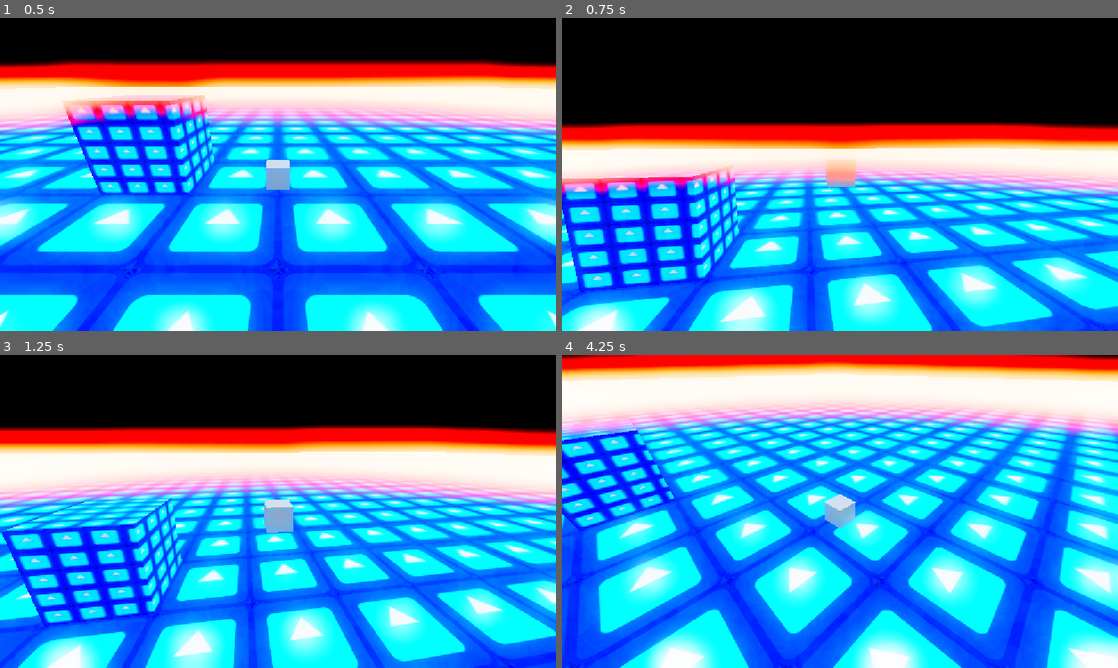
Above: before the commit, frames 1-4 (two rows, left to right).
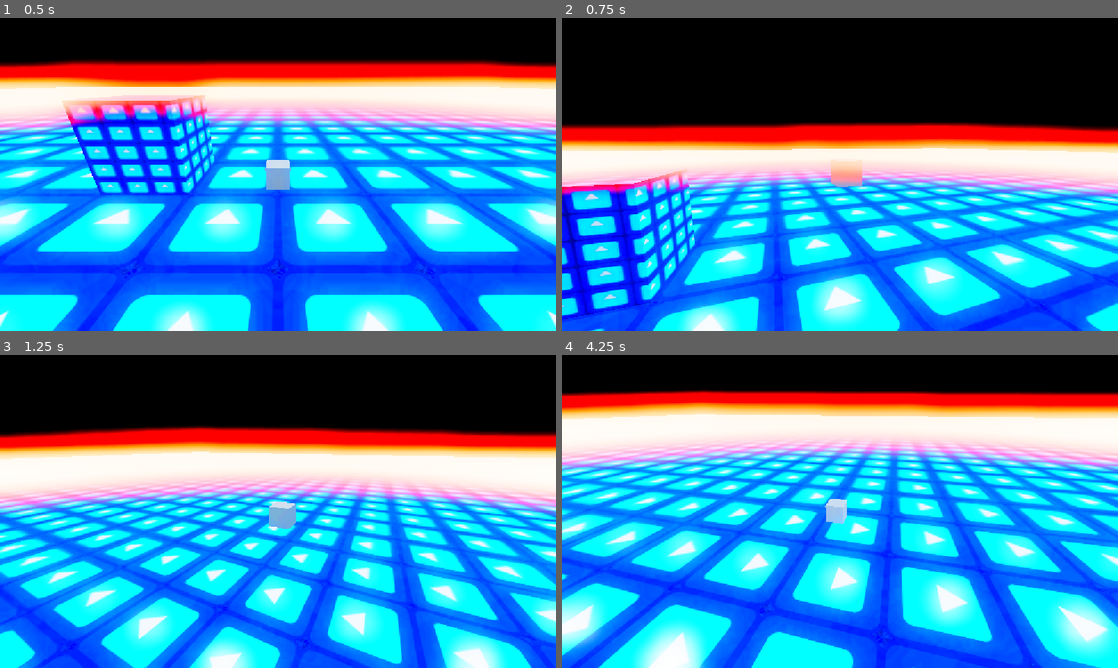
Above: after the commit, the same moments.

Repository: officialErnests/trih-3azel
Game: Godot game, scene res://Scenes/game.tscn
Two runs of this game, one before a commit and one after it. Both use one fixed random seed, a clock stepped at 60 frames per second and the inputs below. The engine's default icon, where the game draws it, is replaced by a stand-in: a white triangle on a blue panel in a dark square.
Inputs:
- Up to frame 1 (0.5 s): no input
- Up to frame 2 (0.75 s): tap Enter (ui_accept) at 0.5 s; hold D (Right) from 0.53 s (still down); tap W (Foward) at 0.6 s
- Up to frame 3 (1.25 s): keep holding D (Right); tap Enter (ui_accept) at 0.77 s
- Up to frame 4 (4.25 s): release D (Right) at 1.28 s; hold S (Backward) 1.28-2.03 s; tap W (Foward) every 0.75 s from 1.35 to 3.6 s; tap Enter (ui_accept) at 1.52, 3.02, 3.77 s; hold D (Right) 2.03-3.53 s; hold A (Left) from 3.53 s (still down)

Frame 1 is identical in both runs. In frame 2, 44% of the frame differs, in the area x 0-100%, y 33-100%; in frame 3, 52%; in frame 4, 86%, in the area x 0-100%, y 0-100%.

Commit message:
Fixed some movement bugs and tweaked some values :))

Diff:
--- a/Scripts/follow.gd
+++ b/Scripts/follow.gd
@@ -10,6 +10,6 @@
 func _process(delta: float) -> void:
 	look_at(track_object.global_position)
 	var track_position = track_object.global_position + Vector3.UP
-	nb_global_position += (track_position - nb_global_position) * delta * clamp(nb_global_position.distance_to(track_position) - stalk_distance, -1, 1) * 2
+	nb_global_position += (track_position - nb_global_position) * delta * min(nb_global_position.distance_to(track_position) - stalk_distance, 1) * 2
 	nb_global_position.y += (track_position.y - nb_global_position.y) * delta
 	global_position = nb_global_position
--- a/Scripts/rabbit.gd
+++ b/Scripts/rabbit.gd
@@ -30,9 +30,10 @@
 @export var STILL_SPEED: float = 20
 #-START_MOVE
 @export_subgroup("START_MOVE")
-@export var START_MOVE_TIME = 0.5
-@export var START_MOVE_SPEED = 2
-@export var START_MOVE_SLOW_DOWN = 20
+@export var START_MOVE_TIME = 2
+@export var START_MOVE_SPEED = 1
+@export var START_MOVE_SLOW_DOWN = 1
+@export var START_MOVE_FAST_SLOW_DOWN = 2
 
 
 # Internal variables
@@ -60,15 +61,15 @@
 			else:
 				start_move -= delta
 			if direction:
+				slowDown(1 - (delta * max(start_move / START_MOVE_TIME + 1, 1) * START_MOVE_SLOW_DOWN))
 				add_velocity(delta, direction, START_MOVE_SPEED)
 			else:
-				if abs(velocity.x + velocity.z) < 1:
+				slowDown(1 - (delta * max(start_move / START_MOVE_TIME + 1, 1) * START_MOVE_FAST_SLOW_DOWN))
+				if abs(velocity.x) + abs(velocity.z) < 1:
 					velocity.x = 0
 					velocity.z = 0
 					curent_player_state = PLAYER_STATES.STILL
-			Vector2(velocity.x, velocity.z)
-			velocity.x = move_toward(velocity.x, 0, START_MOVE_SLOW_DOWN * delta * max(start_move / START_MOVE_TIME + 1, 1))
-			velocity.z = move_toward(velocity.z, 0, START_MOVE_SLOW_DOWN * delta * max(start_move / START_MOVE_TIME + 1, 1))
+
 			move_and_slide()
 		_:
 			pass
@@ -80,8 +81,11 @@
 	if Input.is_action_just_pressed("ui_accept") and is_on_floor():
 		velocity.y = JUMP_VELOCITY
 
-	# Get the input direction and handle the movement/deceleration.
-	# As good practice, you should replace UI actions with custom gameplay actions.
+func slowDown(slowness):
+	Vector2(velocity.x, velocity.z)
+	var vel_mul = Vector2(velocity.x, velocity.z) * slowness
+	velocity.x = vel_mul.x
+	velocity.z = vel_mul.y
 
 func add_velocity(delta, direction, in_velocity):
 	velocity.x += direction.x * in_velocity * delta * 10
